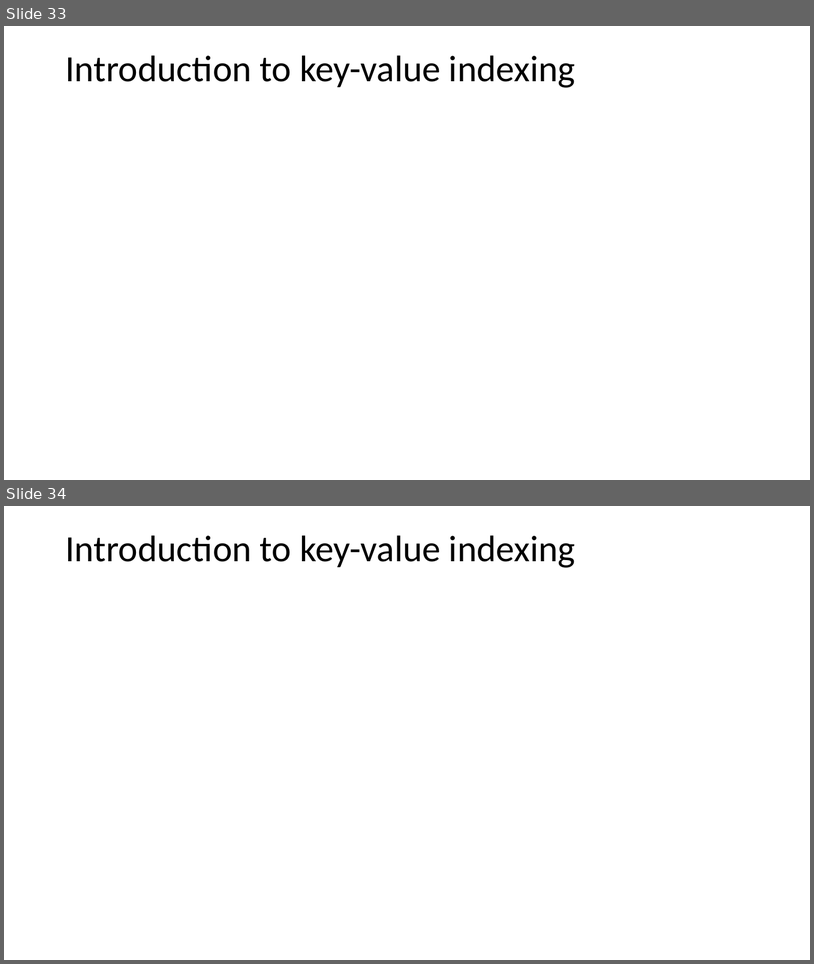
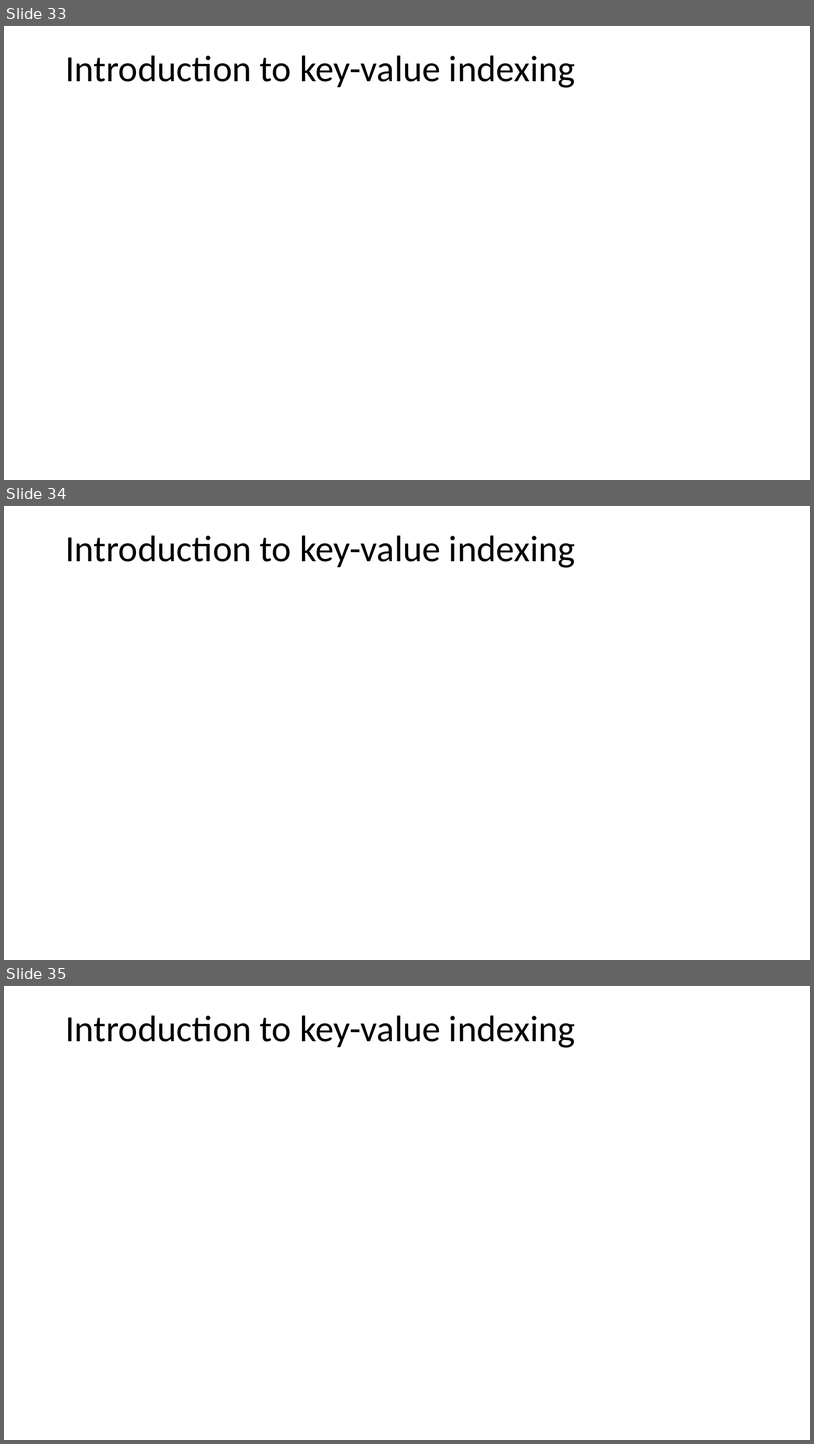
Before and after one commit to jonahneu/CSCI-E-108, a slide deck: slides/1_Introduction.pptx. Shown one above the other, each under a label of ours: slides 33 and 34 before the commit, slides 33, 34 and 35 after it. The pictures are 814x964 and 814x1444 pixels, drawn with LibreOffice and Linux fonts; fonts in the diff are those of the drawing; grey boxes stand for pictures. Boxes give left, top, right and bottom in pixels: in the first picture for what was removed or moved away, otherwise in the second. Text is boxed around its words. In the diff, an @@ line names an element or a change of style, - is before the commit and + after.

```diff
--- a/slides/1_Introduction.pptx
+++ b/slides/1_Introduction.pptx
@@ slide 34 added at box(4, 506, 810, 960), background #FFFFFF @@
@@ text added at box(65, 535, 576, 568), 44 pt, text #000000 @@
+Introduction to key-value indexing
@@ what was slide 34 is now slide 35 @@
```
Also in this commit, not shown: 1 slide changed, 1 other file.
